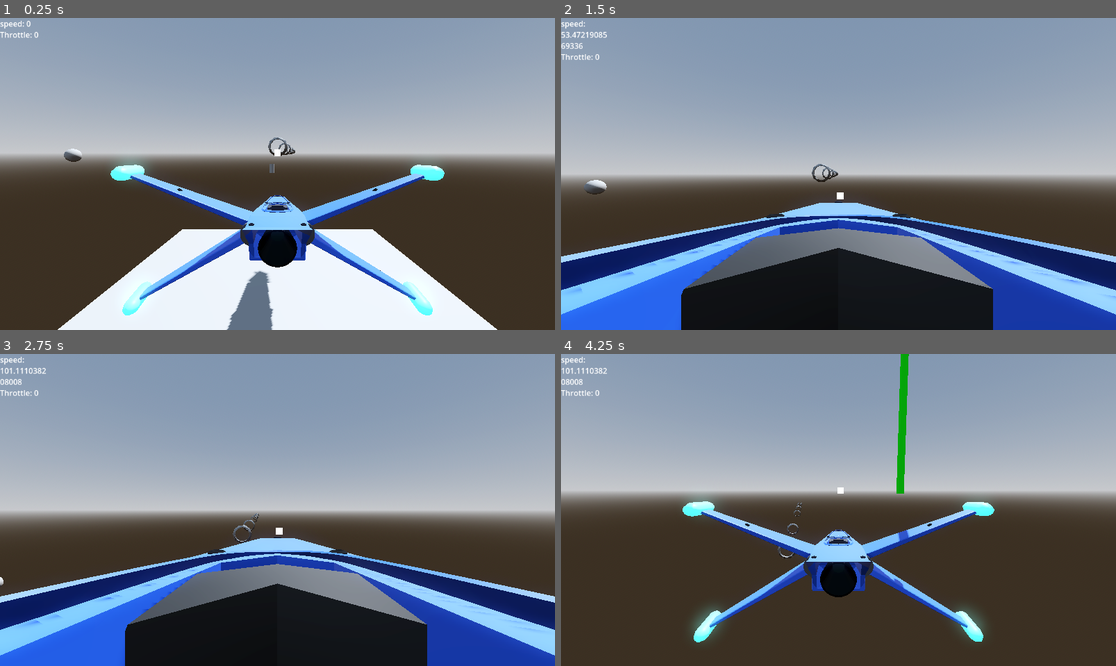
Above: before the commit, frames 1-4 (two rows, left to right).
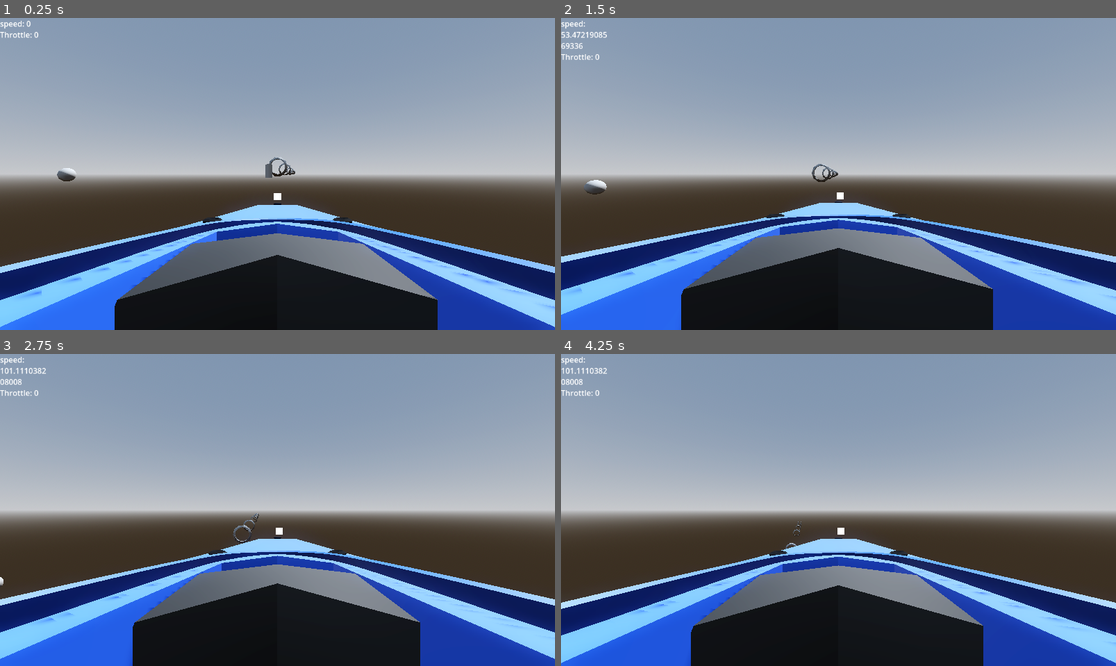
Above: after the commit, the same moments.

Repository: ZoeTheFox/oddity
Game: Godot game, scene res://Scenes/Main Scene/Main.tscn
Same seed, same stepped clock (60 frames per second), same inputs: the game is played once before the commit and once after it.
Inputs (mouse positions are in pixels of both pictures, inside the frame that each line leads up to):
- Up to frame 1 (0.25 s): no input
- Up to frame 2 (1.5 s): tap Enter at 0.5 s; move the mouse to (866, 174) at 0.52 s; hold K (camera-switch-view) 0.53-1.28 s; hold Space (move-up) from 0.53 s (still down); move the mouse to (810, 174) at 1.27 s; tap Alt (camera-look-around) at 1.35 s
- Up to frame 3 (2.75 s): keep holding Space (move-up); tap K (camera-switch-view) at 1.55 s; move the mouse to (288, 503) at 2.02 s; hold K (camera-switch-view) from 2.03 s (still down)
- Up to frame 4 (4.25 s): keep holding Space (move-up); move the mouse to (832, 516) at 2.77 s; release K (camera-switch-view) at 2.78 s; tap K (camera-switch-view) at 2.85, 3.8 s; move the mouse to (877, 513) at 3.52 s; hold Alt (camera-look-around) from 3.53 s (still down)

The runs differ from the first frame. In frame 1, 42% of the frame differs, in the area x 0-100%, y 38-100%; in frame 2, 0.2%; in frame 3, 2.7%; in frame 4, 42%, in the area x 0-100%, y 0-100%.

Commit message:
changes, many

Diff:
--- a/Oddity/Scenes/Spaceship/Scripts/CameraScripts/CameraShake.gd
+++ b/Oddity/Scenes/Spaceship/Scripts/CameraScripts/CameraShake.gd
@@ -13,7 +13,7 @@
 func _process(delta):
 	fov = adjustFOVBasedOnSpeed(speed)
 	adjustCameraBasedOnAcceleration()
-	print(position)
+	#print(position)
 
 func adjustCameraBasedOnAcceleration():
 	var currentPosition = position
--- a/Oddity/Scenes/Spaceship/Scripts/CameraScripts/CameraSwitchingController.gd
+++ b/Oddity/Scenes/Spaceship/Scripts/CameraScripts/CameraSwitchingController.gd
@@ -1,14 +1,24 @@
 extends Node3D
+
+signal setDefaultPosition(defaultPosition : Vector3)
 
 @export
 var first_person_camera := Camera3D
 
-@export
-var third_person_camera := Camera3D
+@onready
+var timer := $Timer
+
+var is_first_person = true
+
+var third_person_position = Vector3(0, 5.238, 14.946)
 
 func _input(event):
-	if Input.is_action_pressed("camera-switch-view"):
-		if first_person_camera.current == true:
-			third_person_camera.current = true
+	if Input.is_action_just_released("camera-switch-view"):
+		if (not is_first_person):
+			setDefaultPosition.emit(third_person_position)
+			first_person_camera.position = first_person_camera.position.lerp(third_person_position, get_process_delta_time() * 2.0)
+			is_first_person = true
 		else:
-			first_person_camera.current = true
+			setDefaultPosition.emit(Vector3.ZERO)
+			first_person_camera.position = first_person_camera.position.lerp(Vector3.ZERO, get_process_delta_time() * 2.0)
+			is_first_person = false
--- a/Oddity/Scenes/Spaceship/fighter_gen_7.tscn
+++ b/Oddity/Scenes/Spaceship/fighter_gen_7.tscn
@@ -6,7 +6,6 @@
 [ext_resource type="Script" path="res://Scenes/Spaceship/Scripts/FlightControl/UserControl.gd" id="2_y8fcc"]
 [ext_resource type="Script" path="res://Scenes/Spaceship/Scripts/CameraScripts/CameraController.gd" id="3_wocjs"]
 [ext_resource type="ArrayMesh" uid="uid://dh5qg0701ykbr" path="res://Assets/Spaceships/FighterGen7/fighterGen7-CollisionMesh.obj" id="4_u2t7m"]
-[ext_resource type="PackedScene" uid="uid://sbarbbx73psc" path="res://Scenes/Spaceship/UI/PitchYaw/crossahair_ui_3_rd_person.tscn" id="6_bmp3h"]
 [ext_resource type="Script" path="res://Scenes/Spaceship/Scripts/CameraScripts/CameraShake.gd" id="7_1k7xb"]
 [ext_resource type="PackedScene" uid="uid://d0j0koj552phk" path="res://Scenes/Spaceship/VelocityArrow/Velocity_Arrows.tscn" id="7_8us3n"]
 [ext_resource type="PackedScene" uid="uid://cr7t8smpohmy4" path="res://Scenes/Spaceship/UI/PitchYaw/crosshair_ui_1_st_person.tscn" id="7_c6fve"]
@@ -66,38 +65,23 @@
 
 [node name="fighterGen7" parent="Ship" instance=ExtResource("1_fr140")]
 
-[node name="Cameras" type="Node3D" parent="Ship" node_paths=PackedStringArray("first_person_camera", "third_person_camera")]
+[node name="Cameras" type="Node3D" parent="Ship" node_paths=PackedStringArray("first_person_camera")]
 script = ExtResource("2_iyjy7")
-first_person_camera = NodePath("FirstPersonCamera/TwistPivot/PitchPivot/Camera3D")
-third_person_camera = NodePath("ThirdPersonCamera/TwistPivot/PitchPivot/Camera3D")
+first_person_camera = NodePath("ViewCam/TwistPivot/PitchPivot/Camera3D")
 
-[node name="ThirdPersonCamera" type="Node3D" parent="Ship/Cameras"]
-transform = Transform3D(1, 0, 0, 0, 1, 0, 0, 0, 1, 0, 0, 1.94318)
+[node name="ViewCam" type="Node3D" parent="Ship/Cameras"]
+transform = Transform3D(1, 0, 0, 0, 1, 0, 0, 0, 1, 0, 1.44426, 1.7775)
 script = ExtResource("3_wocjs")
 
-[node name="TwistPivot" type="Node3D" parent="Ship/Cameras/ThirdPersonCamera"]
+[node name="TwistPivot" type="Node3D" parent="Ship/Cameras/ViewCam"]
 
-[node name="PitchPivot" type="Node3D" parent="Ship/Cameras/ThirdPersonCamera/TwistPivot"]
+[node name="PitchPivot" type="Node3D" parent="Ship/Cameras/ViewCam/TwistPivot"]
 
-[node name="Camera3D" type="Camera3D" parent="Ship/Cameras/ThirdPersonCamera/TwistPivot/PitchPivot"]
-transform = Transform3D(1, 0, 0, 0, 0.994703, 0.102793, 0, -0.102793, 0.994703, 0, 5.238, 14.946)
+[node name="Camera3D" type="Camera3D" parent="Ship/Cameras/ViewCam/TwistPivot/PitchPivot"]
 current = true
 script = ExtResource("7_1k7xb")
 
-[node name="crossahairUI3rdPerson" parent="Ship/Cameras/ThirdPersonCamera/TwistPivot/PitchPivot/Camera3D" instance=ExtResource("6_bmp3h")]
-
-[node name="FirstPersonCamera" type="Node3D" parent="Ship/Cameras"]
-transform = Transform3D(1, 0, 0, 0, 1, 0, 0, 0, 1, 0, 1.44426, 1.7775)
-script = ExtResource("3_wocjs")
-
-[node name="TwistPivot" type="Node3D" parent="Ship/Cameras/FirstPersonCamera"]
-
-[node name="PitchPivot" type="Node3D" parent="Ship/Cameras/FirstPersonCamera/TwistPivot"]
-
-[node name="Camera3D" type="Camera3D" parent="Ship/Cameras/FirstPersonCamera/TwistPivot/PitchPivot"]
-script = ExtResource("7_1k7xb")
-
-[node name="crosshairUI1stPerson" parent="Ship/Cameras/FirstPersonCamera/TwistPivot/PitchPivot/Camera3D" instance=ExtResource("7_c6fve")]
+[node name="crosshairUI1stPerson" parent="Ship/Cameras/ViewCam/TwistPivot/PitchPivot/Camera3D" instance=ExtResource("7_c6fve")]
 
 [node name="MeshInstance3D" type="MeshInstance3D" parent="."]
 visible = false
@@ -130,9 +114,8 @@
 
 [node name="UI" parent="." instance=ExtResource("8_nilws")]
 
-[connection signal="accelleration_signal" from="." to="Ship/Cameras/FirstPersonCamera/TwistPivot/PitchPivot/Camera3D" method="_on_fighter_gen_7_accelleration_signal"]
-[connection signal="speed_signal" from="." to="Ship/Cameras/ThirdPersonCamera/TwistPivot/PitchPivot/Camera3D" method="_on_fighter_gen_7_speed_signal"]
-[connection signal="speed_signal" from="." to="Ship/Cameras/FirstPersonCamera/TwistPivot/PitchPivot/Camera3D" method="_on_fighter_gen_7_speed_signal"]
+[connection signal="accelleration_signal" from="." to="Ship/Cameras/ViewCam/TwistPivot/PitchPivot/Camera3D" method="_on_fighter_gen_7_accelleration_signal"]
+[connection signal="speed_signal" from="." to="Ship/Cameras/ViewCam/TwistPivot/PitchPivot/Camera3D" method="_on_fighter_gen_7_speed_signal"]
 [connection signal="speed_signal" from="." to="UI" method="_on_fighter_gen_7_speed_signal"]
 [connection signal="no_pitch" from="UserControl" to="." method="_on_user_control_no_pitch"]
 [connection signal="no_roll" from="UserControl" to="." method="_on_user_control_no_roll"]
@@ -142,8 +125,7 @@
 [connection signal="no_thrust_up" from="UserControl" to="." method="_on_user_control_no_thrust_up"]
 [connection signal="no_yaw" from="UserControl" to="." method="_on_user_control_no_yaw"]
 [connection signal="pitch" from="UserControl" to="." method="_on_user_control_pitch"]
-[connection signal="pitch" from="UserControl" to="Ship/Cameras/ThirdPersonCamera/TwistPivot/PitchPivot/Camera3D/crossahairUI3rdPerson" method="_on_user_control_pitch"]
-[connection signal="pitch" from="UserControl" to="Ship/Cameras/FirstPersonCamera/TwistPivot/PitchPivot/Camera3D/crosshairUI1stPerson" method="_on_user_control_pitch"]
+[connection signal="pitch" from="UserControl" to="Ship/Cameras/ViewCam/TwistPivot/PitchPivot/Camera3D/crosshairUI1stPerson" method="_on_user_control_pitch"]
 [connection signal="roll" from="UserControl" to="." method="_on_user_control_roll"]
 [connection signal="throttle_signal" from="UserControl" to="." method="_on_user_control_throttle_signal"]
 [connection signal="throttle_signal" from="UserControl" to="UI" method="_on_user_control_throttle_signal"]
@@ -154,6 +136,5 @@
 [connection signal="thrust_right" from="UserControl" to="." method="_on_user_control_thrust_right"]
 [connection signal="thrust_up" from="UserControl" to="." method="_on_user_control_thrust_up"]
 [connection signal="yaw" from="UserControl" to="." method="_on_user_control_yaw"]
-[connection signal="yaw" from="UserControl" to="Ship/Cameras/ThirdPersonCamera/TwistPivot/PitchPivot/Camera3D/crossahairUI3rdPerson" method="_on_user_control_yaw"]
-[connection signal="yaw" from="UserControl" to="Ship/Cameras/FirstPersonCamera/TwistPivot/PitchPivot/Camera3D/crosshairUI1stPerson" method="_on_user_control_yaw"]
+[connection signal="yaw" from="UserControl" to="Ship/Cameras/ViewCam/TwistPivot/PitchPivot/Camera3D/crosshairUI1stPerson" method="_on_user_control_yaw"]
 [connection signal="timeout" from="UserControl/Timer" to="UserControl" method="_on_timer_timeout"]
Not shown: 1 places in Oddity/Scenes/Spaceship/fighter_gen_7.tscn that only renumber resources
